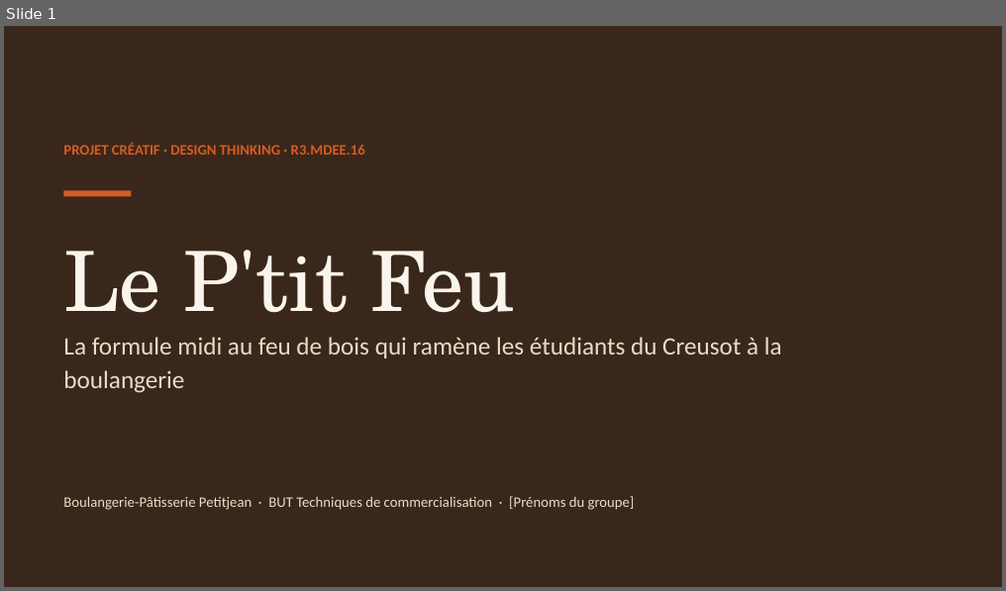
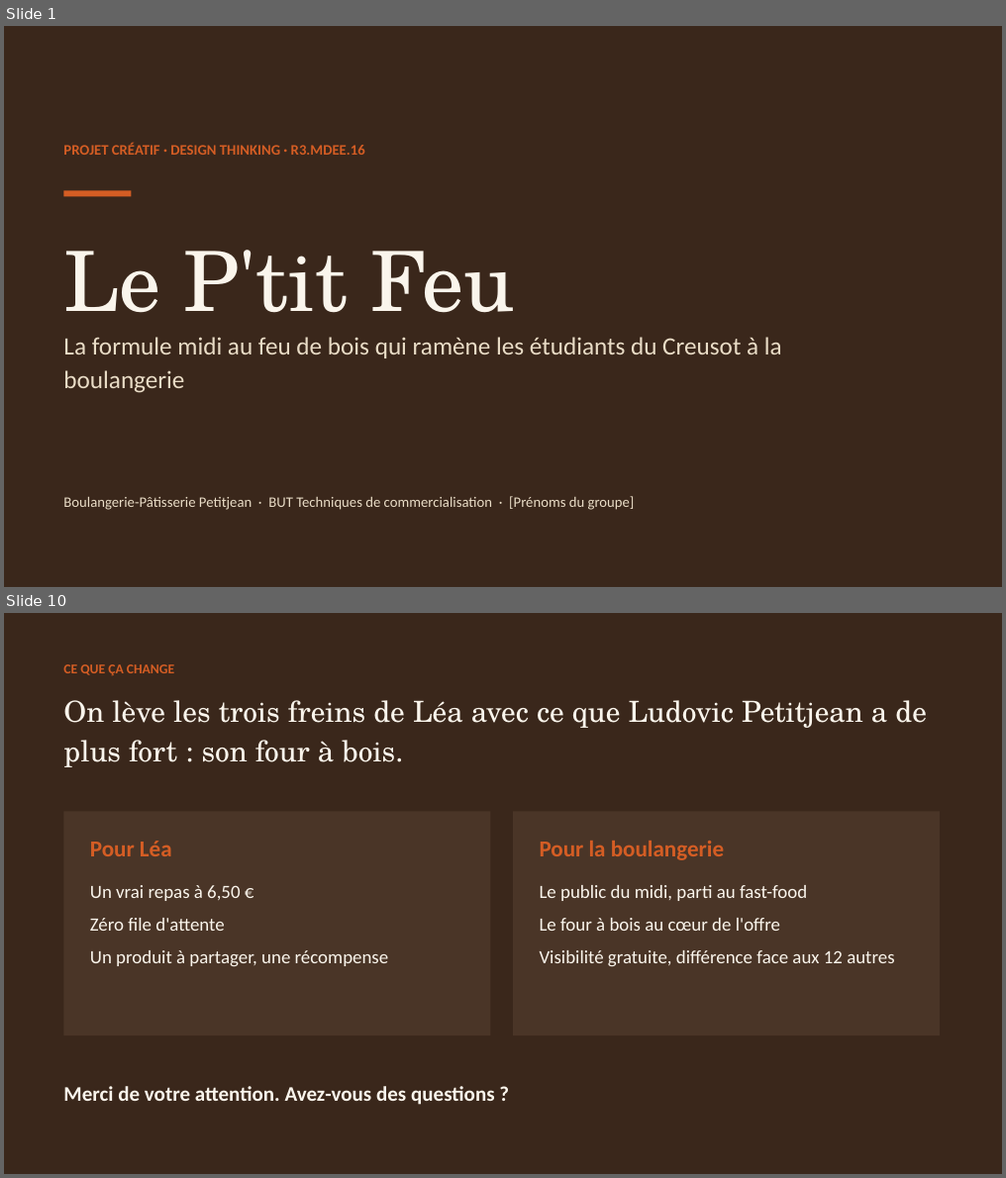
Before and after one commit to matheoguz/Devoir-TC-, a slide deck: design-thinking-petitjean/Le-Ptit-Feu-diapo.pptx. Shown one above the other, each under a label of ours: slide 1 before the commit, slides 1 and 10 after it; the slides between them are not shown. The pictures are 1006x591 and 1006x1178 pixels, drawn with LibreOffice and Linux fonts; fonts in the diff are those of the drawing. Boxes give left, top, right and bottom in pixels: in the first picture for what was removed or moved away, otherwise in the second. Text is boxed around its words. In the diff, an @@ line names an element or a change of style, - is before the commit and + after.

```diff
--- a/design-thinking-petitjean/Le-Ptit-Feu-diapo.pptx
+++ b/design-thinking-petitjean/Le-Ptit-Feu-diapo.pptx
@@ slide 10 added at [4,613,1002,1174], background #3A271B @@
@@ text added at [63,664,174,676], 13 pt, text #D45D24, bold @@
+CE QUE ÇA CHANGE
@@ text added at [63,700,927,767], 28 pt, text #FAF5EC @@
+On lève les trois freins de Léa avec ce que Ludovic Petitjean a de plus fort : son four à bois.
@@ rectangle added at [63,811,491,1036], fill #4A3527 @@
@@ rectangle added at [513,811,940,1036], fill #4A3527 @@
@@ text added at [90,841,172,857], 22 pt, text #D45D24, bold @@
+Pour Léa
@@ text added at [540,841,724,861], 22 pt, text #D45D24, bold @@
+Pour la boulangerie
@@ text added at [90,885,389,967], 18 pt, text #FAF5EC @@
+Un vrai repas à 6,50 €
+Zéro file d'attente
+Un produit à partager, une récompense
@@ text added at [540,885,894,966], 18 pt, text #FAF5EC @@
+Le public du midi, parti au fast-food
+Le four à bois au cœur de l'offre
+Visibilité gratuite, différence face aux 12 autres
@@ text added at [63,1086,495,1105], 20 pt, text #FAF5EC, bold @@
+Merci de votre attention. Avez-vous des questions ?
```
Also in this commit, not shown: 5 slides changed, 3 other slides added, 12 slides removed, 4 other files.
